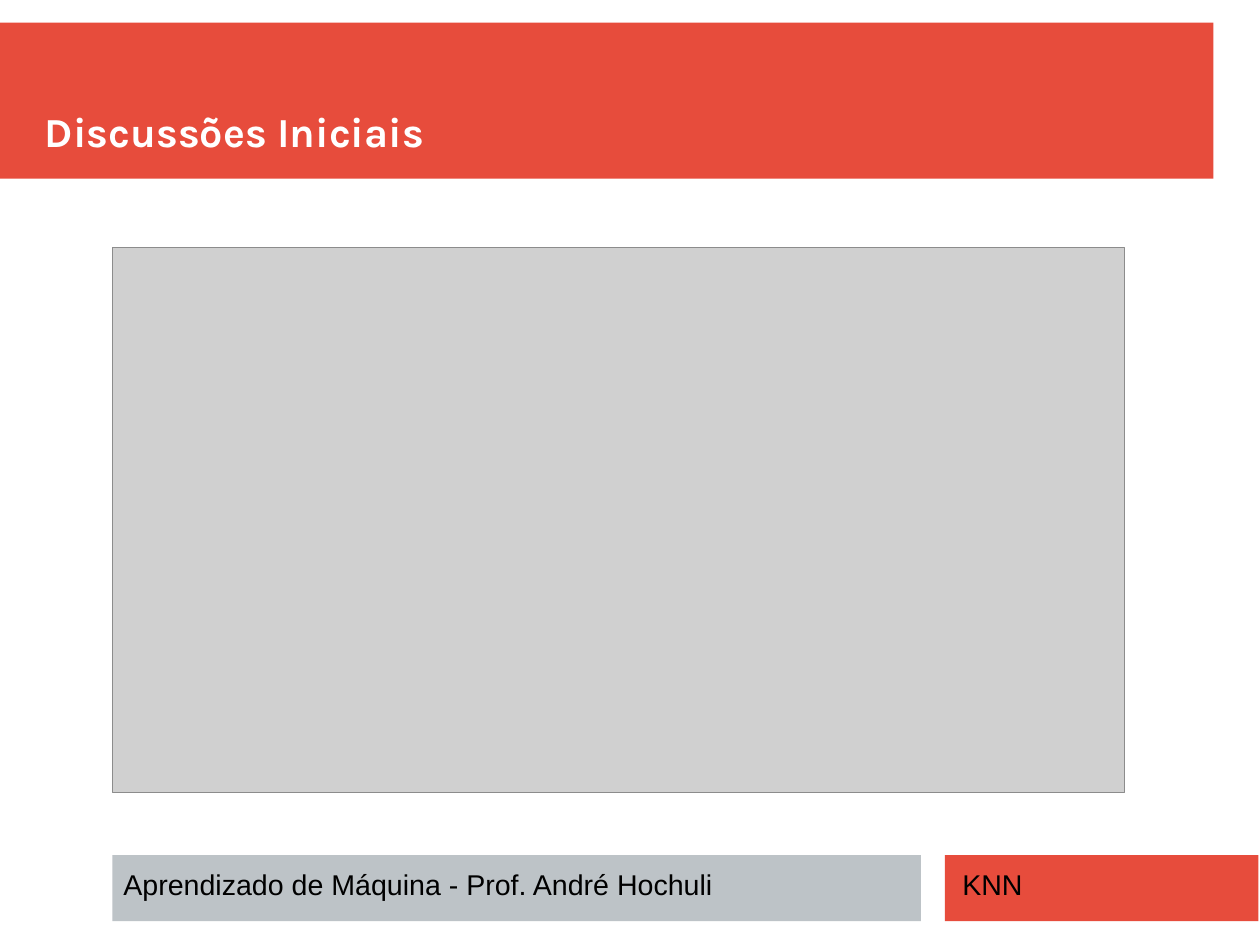
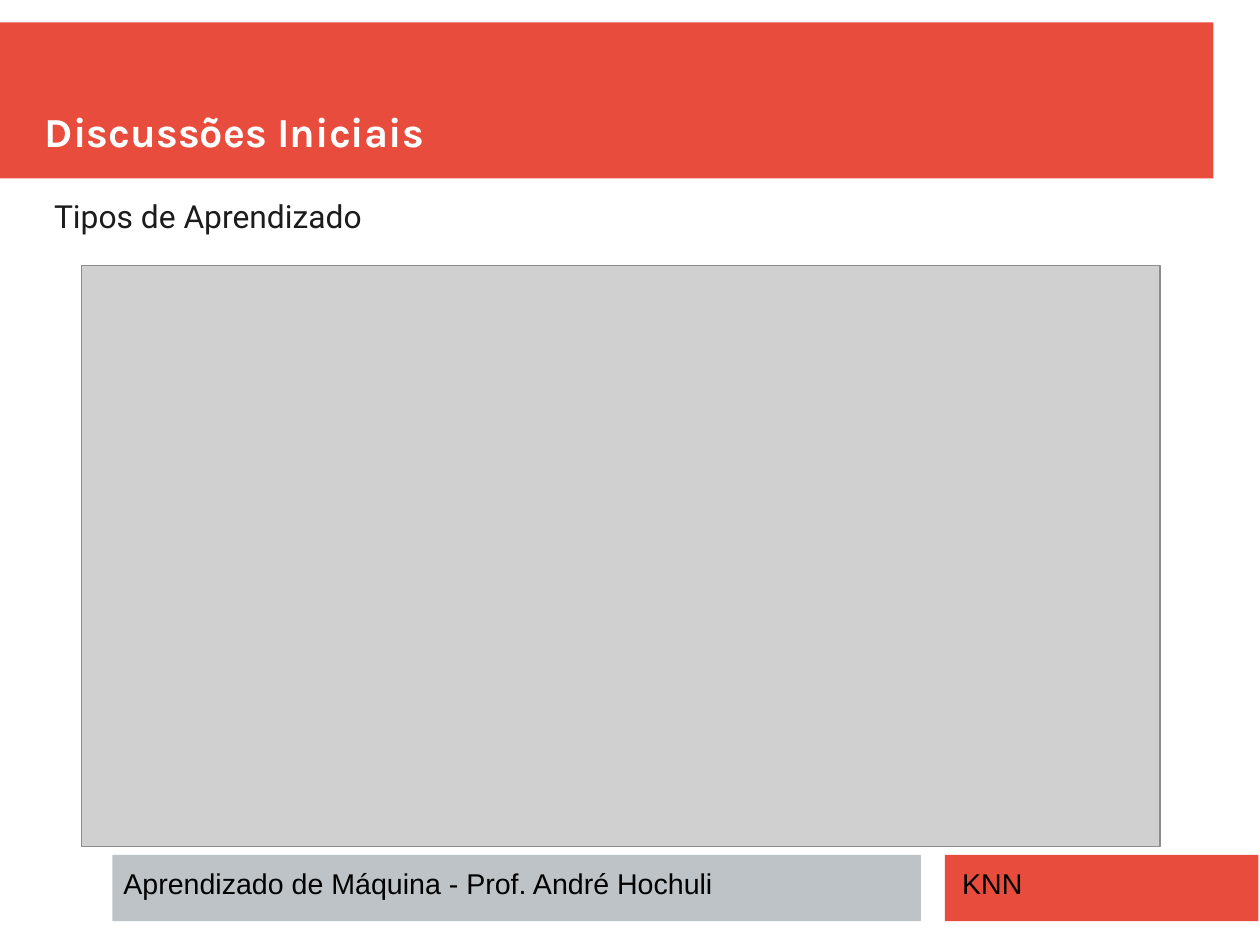
Before and after one commit to andrehochuli/teaching, a slide deck: slide 3 of AprendizadoMaquina/Tópico 02 - Aprendizado Supervisionado/Tópico 02 - Aprendizado-Supervisionado - KNN.pptx. Drawn at 1260x945 pixels with LibreOffice and Linux fonts; fonts in the diff are those of the drawing; grey boxes stand for pictures. Boxes give left, top, right and bottom in pixels: in the first picture for what was removed or moved away, otherwise in the second. Text is boxed around its words. In the diff, an @@ line names an element or a change of style, - is before the commit and + after.

```diff
--- a/AprendizadoMaquina/Tópico 02 - Aprendizado Supervisionado/Tópico 02 - Aprendizado-Supervisionado - KNN.pptx
+++ b/AprendizadoMaquina/Tópico 02 - Aprendizado Supervisionado/Tópico 02 - Aprendizado-Supervisionado - KNN.pptx
@@ text added at (x1=54, y1=204, x2=362, y2=235), 20 pt, text #1C1C1C @@
+Tipos de Aprendizado
@@ picture resized from (x1=112, y1=248, x2=1124, y2=794) to (x1=81, y1=265, x2=1161, y2=846) @@
```
Also in this commit, not shown: 3 other slides changed, 5 slides added.
